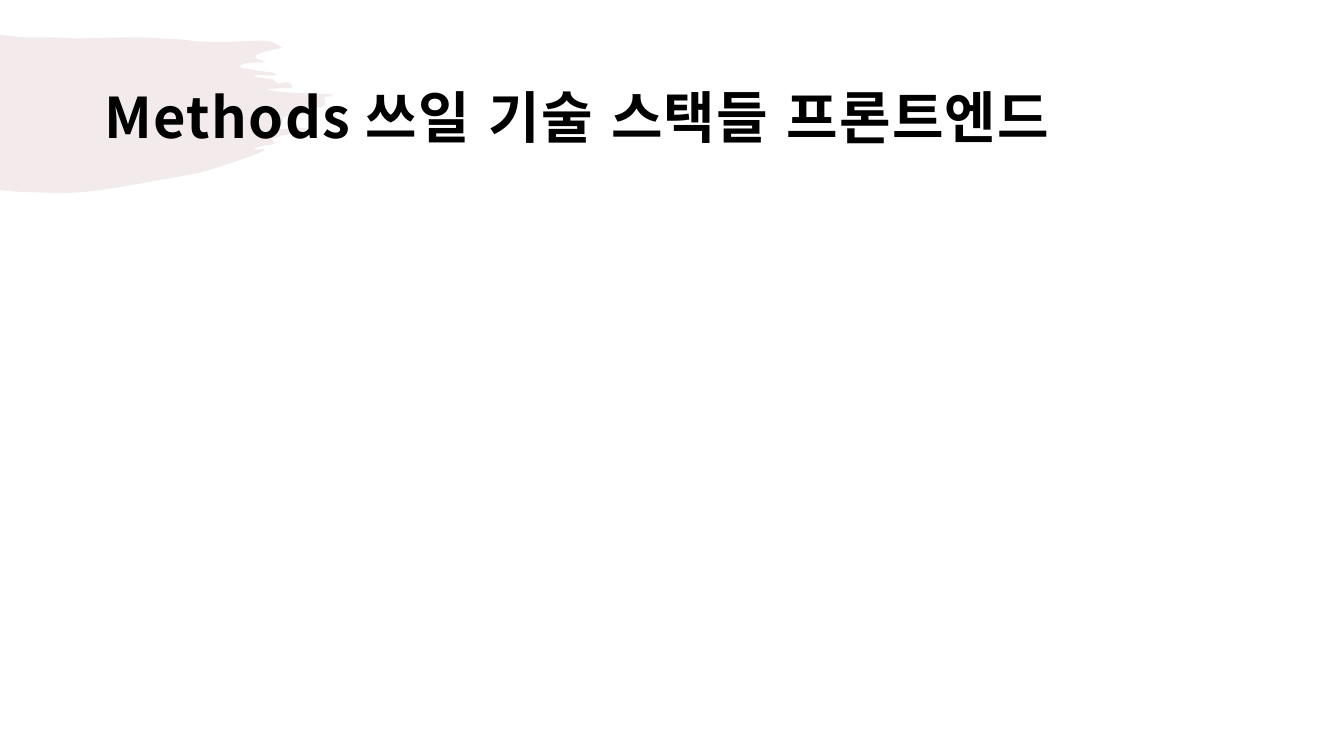
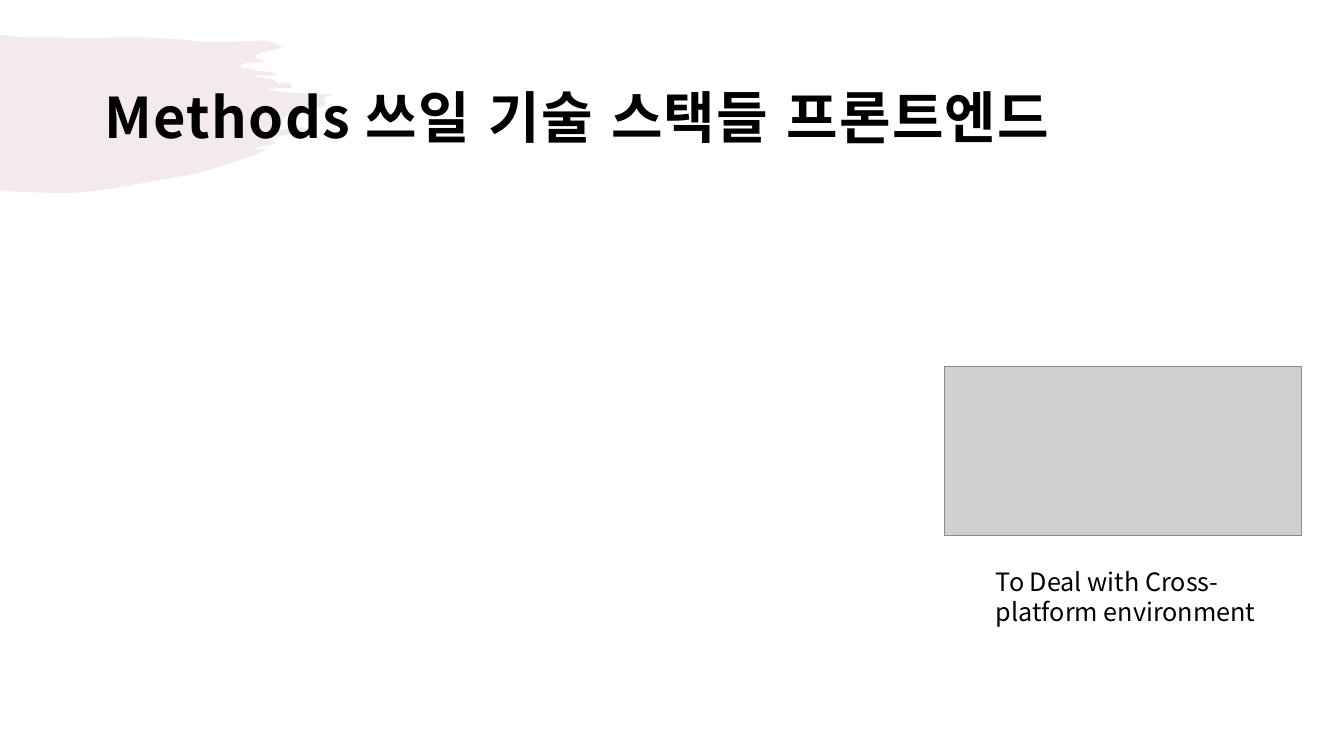
Before and after one commit to droongma/2021spring_41class_team13, a slide deck: slide 7 of 황석진 제안서 작성중.pptx (slide 8 before the commit). Drawn at 1344x756 pixels with LibreOffice and Linux fonts; fonts in the diff are those of the drawing; grey boxes stand for pictures. Boxes give left, top, right and bottom in pixels: in the first picture for what was removed or moved away, otherwise in the second. Text is boxed around its words. In the diff, an @@ line names an element or a change of style, - is before the commit and + after.

Commit message:
황석진 제안서 Goal & method 부분 작성 완료 - 첨삭 필요

```diff
--- a/황석진 제안서 작성중.pptx
+++ b/황석진 제안서 작성중.pptx
@@ picture added at (946, 367, 1303, 536) @@
@@ text added at (996, 571, 1256, 627), 18 pt, text #000000 @@
+To Deal with Cross-platform environment
```
Also in this commit, not shown: 2 other slides changed, 4 slides added, 4 slides removed.
